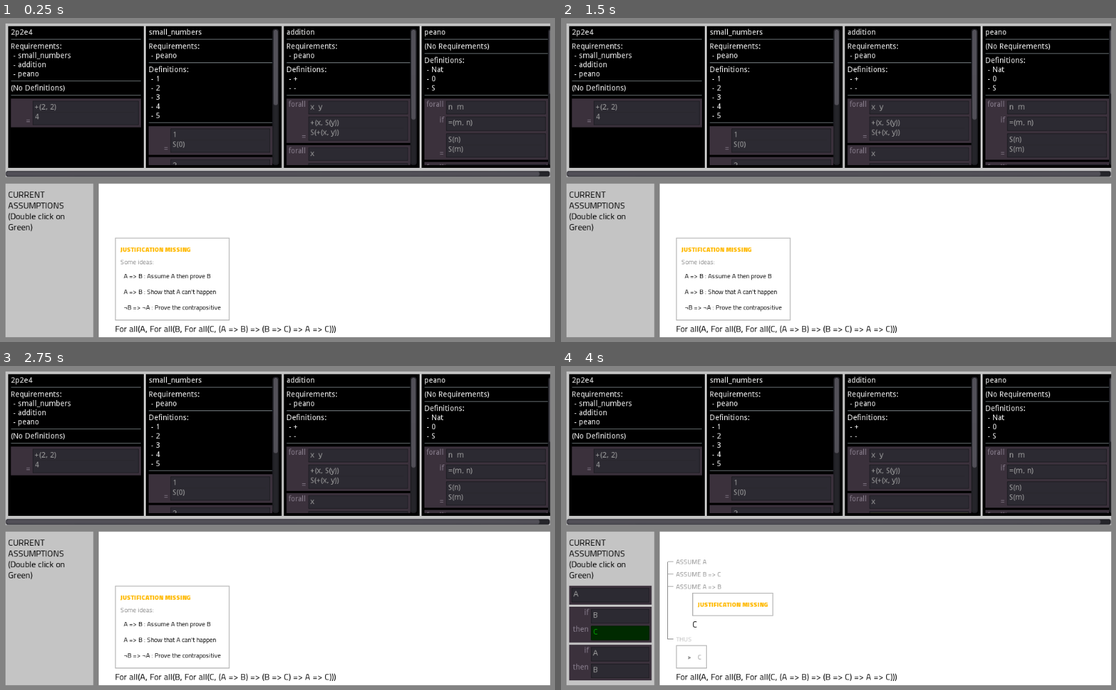
Above: before the commit, frames 1-4 (two rows, left to right).
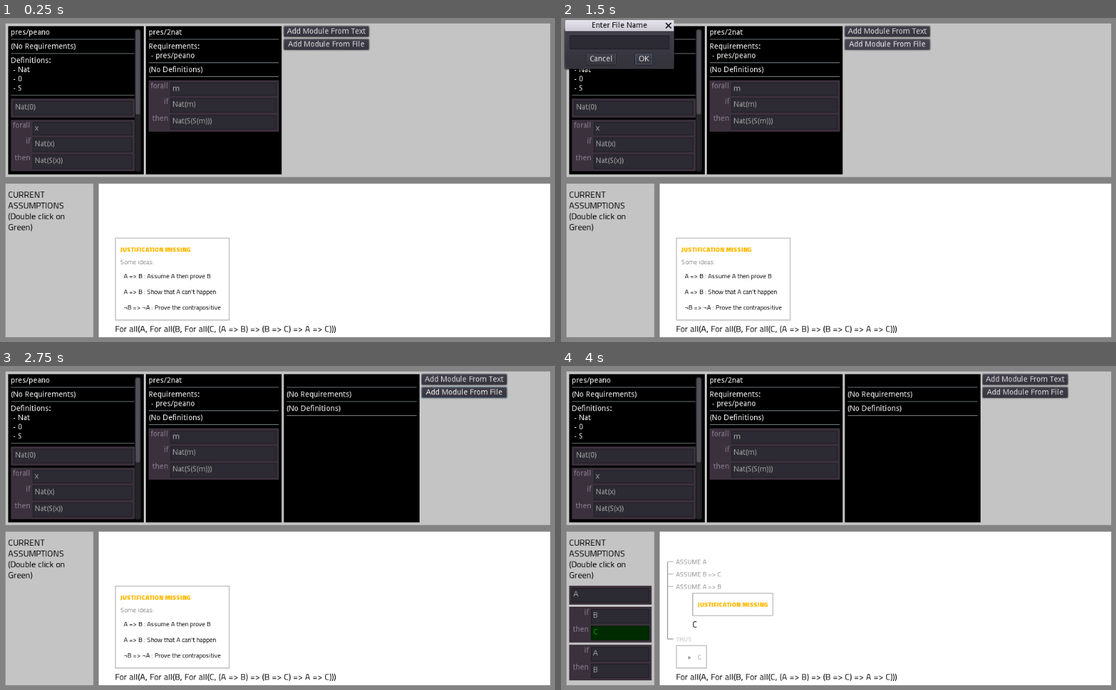
Above: after the commit, the same moments.

Repository: Negabinary/Math-Playground
Game: Godot game, scene res://Main.tscn
The game is run twice, just before and just after one commit, with the same random seed, the same clock (stepped at 60 frames per second) and the same inputs.
Inputs (mouse positions are in pixels of both pictures, inside the frame that each line leads up to):
- Up to frame 1 (0.25 s): no input
- Up to frame 2 (1.5 s): click (888, 30) at 0.5 s, where only the run after the commit has a clickable "Add Module From Text"; click (888, 43) at 1.25 s, where only the run after the commit has a clickable "Add Module From File"
- Up to frame 3 (2.75 s): click (83, 408) at 2 s, where only the run after the commit has a clickable "OK"
- Up to frame 4 (4 s): click "A => B : Assume A then prove B" at 2.75 s; click (882, 660) at 3.5 s

The runs differ from the first frame. In frame 1, 33% of the frame differs, in the area x 1-100%, y 2-50%; in frame 2, 36%, in the area x 0-100%, y 0-50%; in frame 3, 28%; in frame 4, 28%.

Commit message:
Examples

Diff:
--- a/Main.tscn
+++ b/Main.tscn
@@ -68,6 +68,65 @@
 size_flags_horizontal = 3
 size_flags_vertical = 3
 
+[node name="VBoxContainer" type="VBoxContainer" parent="VSplitContainer/Modules/ScrollContainer/MarginContainer/HBoxContainer"]
+margin_right = 157.0
+margin_bottom = 274.0
+__meta__ = {
+"_edit_use_anchors_": false
+}
+
+[node name="Button" type="Button" parent="VSplitContainer/Modules/ScrollContainer/MarginContainer/HBoxContainer/VBoxContainer"]
+margin_right = 157.0
+margin_bottom = 20.0
+text = "Add Module From Text"
+
+[node name="CodeDialog" type="ConfirmationDialog" parent="VSplitContainer/Modules/ScrollContainer/MarginContainer/HBoxContainer/VBoxContainer/Button"]
+visible = true
+margin_top = 48.0
+margin_right = 200.0
+margin_bottom = 118.0
+window_title = "Enter Code"
+resizable = true
+__meta__ = {
+"_edit_use_anchors_": false
+}
+
+[node name="VBoxContainer" type="VBoxContainer" parent="VSplitContainer/Modules/ScrollContainer/MarginContainer/HBoxContainer/VBoxContainer/Button/CodeDialog"]
+anchor_right = 1.0
+anchor_bottom = 1.0
+margin_bottom = -35.0
+__meta__ = {
+"_edit_use_anchors_": false
+}
+
+[node name="Label3" type="LineEdit" parent="VSplitContainer/Modules/ScrollContainer/MarginContainer/HBoxContainer/VBoxContainer/Button/CodeDialog/VBoxContainer"]
+margin_right = 200.0
+margin_bottom = 24.0
+
+[node name="Label2" type="TextEdit" parent="VSplitContainer/Modules/ScrollContainer/MarginContainer/HBoxContainer/VBoxContainer/Button/CodeDialog/VBoxContainer"]
+margin_top = 28.0
+margin_right = 200.0
+margin_bottom = 37.0
+size_flags_vertical = 3
+show_line_numbers = true
+minimap_draw = true
+
+[node name="Button2" type="Button" parent="VSplitContainer/Modules/ScrollContainer/MarginContainer/HBoxContainer/VBoxContainer"]
+margin_top = 24.0
+margin_right = 157.0
+margin_bottom = 44.0
+text = "Add Module From File"
+
+[node name="WindowDialog" type="ConfirmationDialog" parent="VSplitContainer/Modules/ScrollContainer/MarginContainer/HBoxContainer/VBoxContainer/Button2"]
+margin_top = 24.0
+margin_right = 200.0
+margin_bottom = 94.0
+window_title = "Enter File Name"
+
+[node name="Label2" type="LineEdit" parent="VSplitContainer/Modules/ScrollContainer/MarginContainer/HBoxContainer/VBoxContainer/Button2/WindowDialog"]
+anchor_right = 1.0
+margin_bottom = 14.0
+
 [node name="Proof" type="HSplitContainer" parent="VSplitContainer"]
 margin_top = 296.0
 margin_right = 1004.0
@@ -183,3 +242,7 @@
 [node name="SelectionHandler" type="Node" parent="."]
 script = ExtResource( 11 )
 [connection signal="proof_step_created" from="VSplitContainer/Modules" to="VSplitContainer/Proof/Context/VBoxContainer/Assumptions" method="_on_Modules_proof_step_created"]
+[connection signal="pressed" from="VSplitContainer/Modules/ScrollContainer/MarginContainer/HBoxContainer/VBoxContainer/Button" to="VSplitContainer/Modules/ScrollContainer/MarginContainer/HBoxContainer/VBoxContainer/Button/CodeDialog" method="popup"]
+[connection signal="confirmed" from="VSplitContainer/Modules/ScrollContainer/MarginContainer/HBoxContainer/VBoxContainer/Button/CodeDialog" to="VSplitContainer/Modules" method="_on_CodeDialog_confirmed"]
+[connection signal="pressed" from="VSplitContainer/Modules/ScrollContainer/MarginContainer/HBoxContainer/VBoxContainer/Button2" to="VSplitContainer/Modules/ScrollContainer/MarginContainer/HBoxContainer/VBoxContainer/Button2/WindowDialog" method="popup"]
+[connection signal="confirmed" from="VSplitContainer/Modules/ScrollContainer/MarginContainer/HBoxContainer/VBoxContainer/Button2/WindowDialog" to="VSplitContainer/Modules" method="_on_WindowDialog_confirmed"]
--- a/Modules.gd
+++ b/Modules.gd
@@ -7,13 +7,16 @@
 
 onready var module_loader := ModuleLoader.new()
 
+var selection_handler
 
 
 func initialise(selection_handler:SelectionHandler):
+	self.selection_handler = selection_handler
 	#for module_name in ["test","typing","trig","real_test","real","the_set_of_all_sets","functional","list","current_module","peano", "boolean", "small_numbers","addition"]:
 	#for module_name in ["trig","real_test","real"]:
 	#for module_name in ["bool/bool_type", "bool/bool_and", "bool/bool_or", "bool/de_morgan"]:
-	for module_name in ["2p2e4","small_numbers","addition","peano"]:
+	#for module_name in ["2p2e4","small_numbers","addition","peano"]:
+	for module_name in ["pres/peano","pres/2nat"]:
 		add_module(module_loader.get_module(module_name), module_name, selection_handler)
 
 
@@ -22,6 +25,7 @@
 	module_box.set_selection_handler(selection_handler)
 	module_box.load_module(module, mname)
 	$ScrollContainer/MarginContainer/HBoxContainer.add_child(module_box)
+	$ScrollContainer/MarginContainer/HBoxContainer.move_child(module_box, module_box.get_index() - 1)
 	module_box.connect("request_to_prove", self, "_on_proof_request")
 	module_box.connect("proof_step_created", self, "_on_proof_step_created")
 
@@ -31,3 +35,15 @@
 
 func _on_proof_step_created(proof_step:ProofStep):
 	emit_signal("proof_step_created", proof_step)
+
+
+
+func _on_WindowDialog_confirmed():
+	var module_name = $ScrollContainer/MarginContainer/HBoxContainer/VBoxContainer/Button2/WindowDialog/Label2.text
+	add_module(module_loader.get_module(module_name), module_name, selection_handler)
+
+
+func _on_CodeDialog_confirmed():
+	var module_name = $ScrollContainer/MarginContainer/HBoxContainer/VBoxContainer/Button/CodeDialog/VBoxContainer/Label3.text
+	var module_content = $ScrollContainer/MarginContainer/HBoxContainer/VBoxContainer/Button/CodeDialog/VBoxContainer/Label2.text
+	add_module(module_loader.get_module(module_name, module_content), module_name, selection_handler)
--- a/SelectionHandler.gd
+++ b/SelectionHandler.gd
@@ -4,8 +4,18 @@
 signal proof_step_changed
 signal locator_changed
 
+
+var module : MathModule
+var proof : Proveable
 var proof_step : ProofStep
 var locator : Locator
+
+func get_module() -> MathModule:
+	return module
+
+
+func get_proof() -> Proveable:
+	return proof
 
 
 func get_proof_step() -> ProofStep:
@@ -16,9 +26,28 @@
 	return locator
 
 
+func change_module(module:MathModule):
+	self.module = module
+	emit_signal("module_changed", module)
+	change_proof(null)
+
+
+func change_proof(proof:Proveable):
+	self.proof = proof
+	emit_signal("proof_changed", proof)
+	if proof == null:
+		change_proof(null)
+	else:
+		change_proof_step(proof.as_conclusion())
+
+
 func change_proof_step(proof_step:ProofStep):
 	self.proof_step = proof_step
 	emit_signal("proof_step_changed", proof_step)
+	if proof_step == null:
+		change_locator(null)
+	else:
+		change_locator(Locator.new(proof_step.get_statement().as_expr_item()))
 
 
 func change_locator(locator:Locator):
--- /dev/null
+++ b/lib/pres/2nat.tres
@@ -0,0 +1,5 @@
+@R pres/peano
+
+@A m : ANY
+@< Nat(m)
+@> Nat(S(S(m)))
--- /dev/null
+++ b/lib/pres/peano.tres
@@ -0,0 +1,21 @@
+@D Nat : TAG
+
+@D 0 : Nat
+
+@D S : ->(Nat,Nat)
+
+@> Nat(0)
+
+@A x : ANY
+@< Nat(x)
+@> Nat(S(x))
+
+@A n : Nat
+@> ¬(=(S(n),0))
+
+# Induction
+@A P : ->(Nat,PROP)
+@< P(0)
+@< For all(n,=>(Nat(n),=>(P(n),P(S(n)))))
+@A m : Nat
+@> P(m)
--- a/project.godot
+++ b/project.godot
@@ -43,6 +43,11 @@
 "class": "ProofStep",
 "language": "GDScript",
 "path": "res://src/proof_step/proof_step.gd"
+}, {
+"base": "Node",
+"class": "Proveable",
+"language": "GDScript",
+"path": "res://src/module/proveable.gd"
 }, {
 "base": "Reference",
 "class": "ScopeStack",
@@ -102,6 +107,7 @@
 "MathModule": "",
 "ModuleLoader": "",
 "ProofStep": "",
+"Proveable": "",
 "ScopeStack": "",
 "SelectionHandler": "",
 "Statement": "",
--- a/src/module/module.gd
+++ b/src/module/module.gd
@@ -8,12 +8,12 @@
 var requirements := []
 
 
-func _init(file : File, new_name:String, module_loader):
+func _init(string : String, new_name:String, module_loader):
 	name = new_name
 	var current_item = []
 	var statement_strings = []
-	while not file.eof_reached():
-		var line = file.get_line().strip_edges(false,true)
+	for line in string.split("\n"):
+		line = line.strip_edges(false,true)
 		if line.begins_with("@R "):
 			_parse_requirement(line.right(3), module_loader)
 			current_item = []
@@ -83,6 +83,8 @@
 
 func _parse_definition(qualifiers, def_line:String):
 	var def_name_2 : String = def_line.split(":")[0].strip_edges(true,true)
+	if def_line.split(":").size() < 2:
+		def_line = def_line + " : ANY"
 	var type_info_2 : String = def_line.split(":")[1].strip_edges(true,true)
 	definitions.append(ExprItemType.new(def_name_2, type_info_2))
 
--- a/src/module/module_loader.gd
+++ b/src/module/module_loader.gd
@@ -6,13 +6,18 @@
 var PATH_SUF := ".tres"
 
 
-func get_module(module_name:String) -> MathModule:
+func get_module(module_name:String, module_content = null) -> MathModule:
 	if module_name in modules:
 		return modules[module_name]
 	else:
-		var f = File.new()
-		f.open("res://lib/"+module_name+".tres",File.READ)
-		var module = MathModule.new(f, module_name, self)
-		f.close()
-		modules[module_name] = module
-		return module
+		if module_content == null:
+			var f = File.new()
+			f.open("res://lib/"+module_name+".tres",File.READ)
+			var module = MathModule.new(f.get_as_text(), module_name, self)
+			f.close()
+			modules[module_name] = module
+			return module
+		else:
+			var module = MathModule.new(module_content, module_name, self)
+			modules[module_name] = module
+			return module
--- /dev/null
+++ b/src/module/proveable.gd
@@ -0,0 +1,7 @@
+extends Node
+class_name Proveable
+
+var as_conclusion : ProofStep
+
+func get_as_conclusion():
+	return as_conclusion
--- a/src/visual/written_proof_box/WPBMissing.tscn
+++ b/src/visual/written_proof_box/WPBMissing.tscn
@@ -55,6 +55,8 @@
 custom_fonts/font = ExtResource( 3 )
 custom_colors/font_color_disabled = Color( 0.631373, 0.631373, 0.631373, 1 )
 custom_colors/font_color = Color( 0, 0, 0, 1 )
+custom_colors/font_color_hover = Color( 0, 0, 0, 1 )
+custom_colors/font_color_pressed = Color( 0, 0, 0, 1 )
 text = "A => B : Assume A then prove B"
 flat = true
 align = 0
@@ -69,6 +71,8 @@
 custom_fonts/font = ExtResource( 3 )
 custom_colors/font_color_disabled = Color( 0.631373, 0.631373, 0.631373, 1 )
 custom_colors/font_color = Color( 0, 0, 0, 1 )
+custom_colors/font_color_hover = Color( 0, 0, 0, 1 )
+custom_colors/font_color_pressed = Color( 0, 0, 0, 1 )
 text = "A => B : Show that A can't happen"
 flat = true
 align = 0
@@ -83,6 +87,8 @@
 custom_fonts/font = ExtResource( 3 )
 custom_colors/font_color_disabled = Color( 0.631373, 0.631373, 0.631373, 1 )
 custom_colors/font_color = Color( 0, 0, 0, 1 )
+custom_colors/font_color_hover = Color( 0, 0, 0, 1 )
+custom_colors/font_color_pressed = Color( 0, 0, 0, 1 )
 text = "¬B => ¬A : Prove the contrapositive"
 flat = true
 align = 0
@@ -97,6 +103,8 @@
 custom_fonts/font = ExtResource( 3 )
 custom_colors/font_color_disabled = Color( 0.631373, 0.631373, 0.631373, 1 )
 custom_colors/font_color = Color( 0, 0, 0, 1 )
+custom_colors/font_color_hover = Color( 0, 0, 0, 1 )
+custom_colors/font_color_pressed = Color( 0, 0, 0, 1 )
 text = "A = A : Prove using reflexivity"
 flat = true
 align = 0
Not shown, added: docs/experimental/favicon.png.import
Not shown, added: docs/experimental/index.png.import
Not shown, changed: docs/experimental/index.pck
